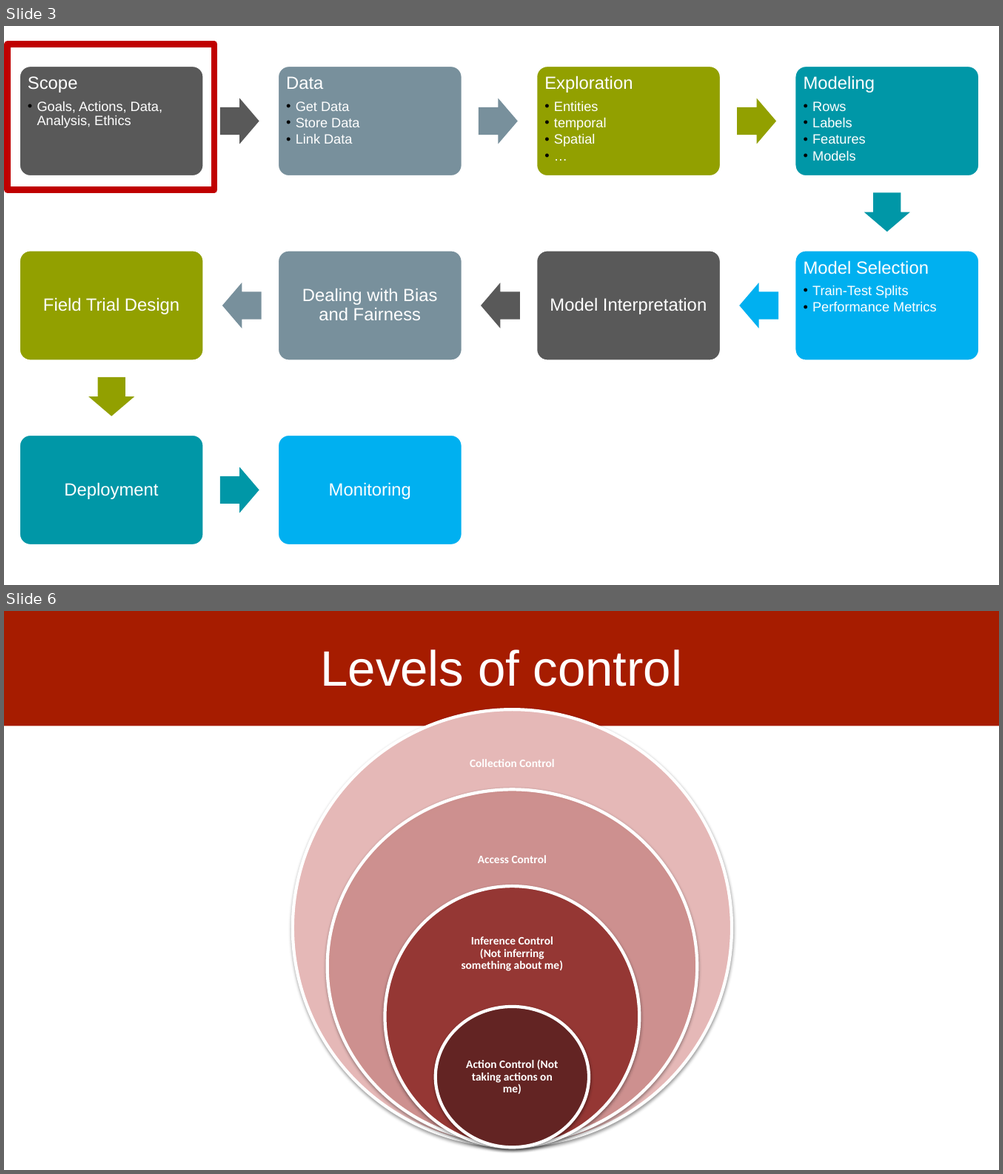
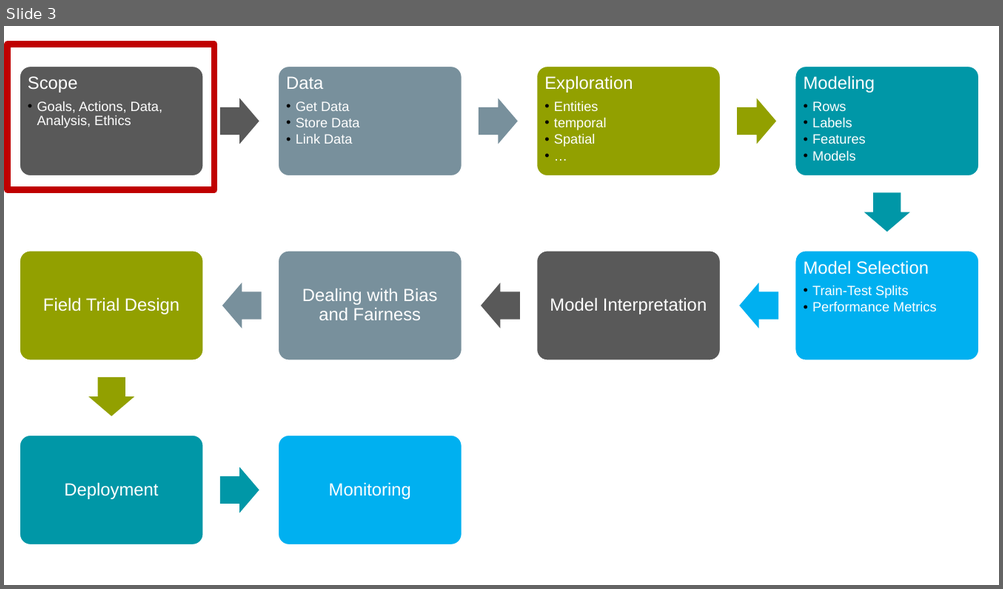
Before and after one commit to dssg/MLinPractice, a slide deck: Lectures/Lecture3-Data.pptx. Shown one above the other, each under a label of ours: slides 3 and 6 before the commit, slide 3 after it; the slides between them are not shown. The pictures are 1003x1174 and 1003x589 pixels, drawn with LibreOffice and Linux fonts; fonts in the diff are those of the drawing. Boxes give left, top, right and bottom in pixels: in the first picture for what was removed or moved away, otherwise in the second. Text is boxed around its words. In the diff, an @@ line names an element or a change of style, - is before the commit and + after.

```diff
--- a/Lectures/Lecture3-Data.pptx
+++ b/Lectures/Lecture3-Data.pptx
@@ slide 6 removed at bbox=[4, 611, 999, 1170], background #FFFFFF @@
@@ rectangle removed at bbox=[4, 611, 999, 726] @@
@@ title removed at bbox=[320, 649, 683, 686] @@
-Levels of control
@@ group removed at bbox=[293, 709, 731, 1148]: 4 ellipses, 4 texts @@
-Collection Control
-Access Control
-Inference Control (Not inferring something about me)
-Action Control (Not taking actions on me)
```
Also in this commit, not shown: 4 other slides removed.
